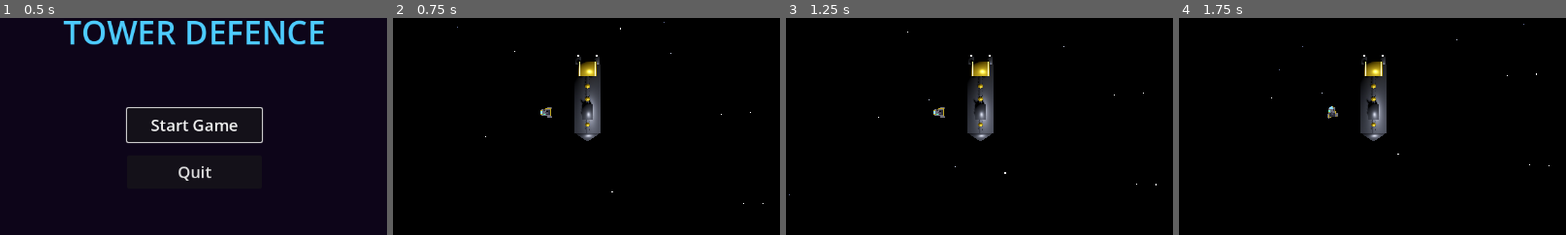
Above: before the commit, frames 1-4 (left to right).
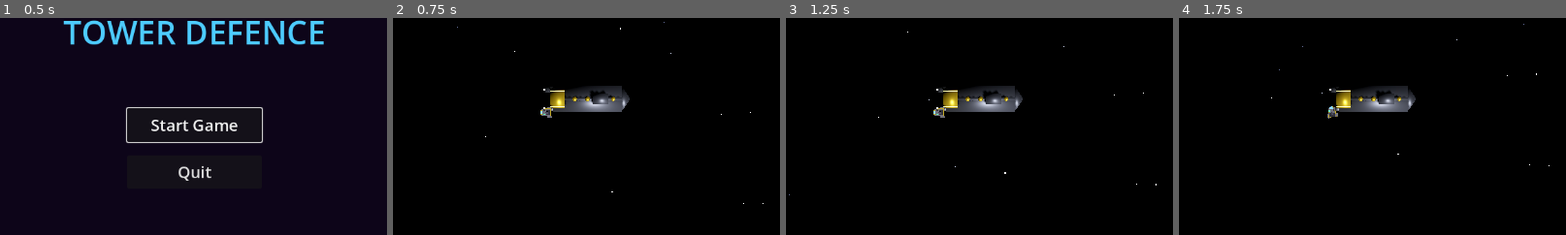
Above: after the commit, the same moments.

Repository: rgjhawkins/towerdefence
Game: Godot game, scene res://main_menu.tscn
The game is run twice, just before and just after one commit, with the same random seed, the same clock (stepped at 60 frames per second) and the same inputs.
Inputs:
- Up to frame 1 (0.5 s): no input
- Up to frame 2 (0.75 s): click "Start Game" at 0.5 s
- Up to frame 3 (1.25 s): no input
- Up to frame 4 (1.75 s): hold D from 1.28 s (still down)
The pictures show only the part of the screen within x 25-75%, y 31-81%; the shares and areas given below are measured in that part.

Frame 1 is identical in both runs. In frame 2, 3.4% of the frame differs, in the area x 38-62%, y 16-57%; in frame 3, 3.4%; in frame 4, 3.4%.

Commit message:
Add machinegun turrets to mothership hardpoints; rotate ship 90°
- Rotate MiningMothership 90° around Y so bow faces along X axis
  (left/right in top-down view instead of toward/away from camera)
- Add MachinegunTurret to each of the 5 TurretMount nodes
  with target_range = 15.0 (wider sweep than collector default of 8)

Co-Authored-By: Claude Sonnet 4.6 <noreply@anthropic.com>

Diff:
--- a/main.tscn
+++ b/main.tscn
@@ -196,6 +196,7 @@
 shadow_enabled = true
 
 [node name="MiningMothership" parent="." unique_id=327290490 instance=ExtResource("1_mothership")]
+rotation = Vector3(0, 1.5708, 0)
 
 [node name="GameManager" type="Node3D" parent="." unique_id=1673761791]
 script = ExtResource("4_gamemanager")
--- a/mining_mothership.tscn
+++ b/mining_mothership.tscn
@@ -1,6 +1,7 @@
 [gd_scene format=3]
 
 [ext_resource type="Script" path="res://mining_mothership.gd" id="1_script"]
+[ext_resource type="Script" path="res://machinegun_turret.gd" id="2_mg"]
 
 [sub_resource type="SphereShape3D" id="SphereShape3D_intake"]
 radius = 4.0
@@ -11,17 +12,37 @@
 [node name="TurretMount1" type="Node3D" parent="."]
 position = Vector3(0, 1.05, 3)
 
+[node name="MachinegunTurret" type="Node3D" parent="TurretMount1"]
+script = ExtResource("2_mg")
+target_range = 15.0
+
 [node name="TurretMount2" type="Node3D" parent="."]
 position = Vector3(0, 1.05, 1.5)
+
+[node name="MachinegunTurret" type="Node3D" parent="TurretMount2"]
+script = ExtResource("2_mg")
+target_range = 15.0
 
 [node name="TurretMount3" type="Node3D" parent="."]
 position = Vector3(0, 1.05, 0)
 
+[node name="MachinegunTurret" type="Node3D" parent="TurretMount3"]
+script = ExtResource("2_mg")
+target_range = 15.0
+
 [node name="TurretMount4" type="Node3D" parent="."]
 position = Vector3(0, 1.05, -1.5)
 
+[node name="MachinegunTurret" type="Node3D" parent="TurretMount4"]
+script = ExtResource("2_mg")
+target_range = 15.0
+
 [node name="TurretMount5" type="Node3D" parent="."]
 position = Vector3(0, 1.05, -3)
+
+[node name="MachinegunTurret" type="Node3D" parent="TurretMount5"]
+script = ExtResource("2_mg")
+target_range = 15.0
 
 [node name="LandingPad" type="Node3D" parent="."]
 position = Vector3(0, 1.25, -3.5)
